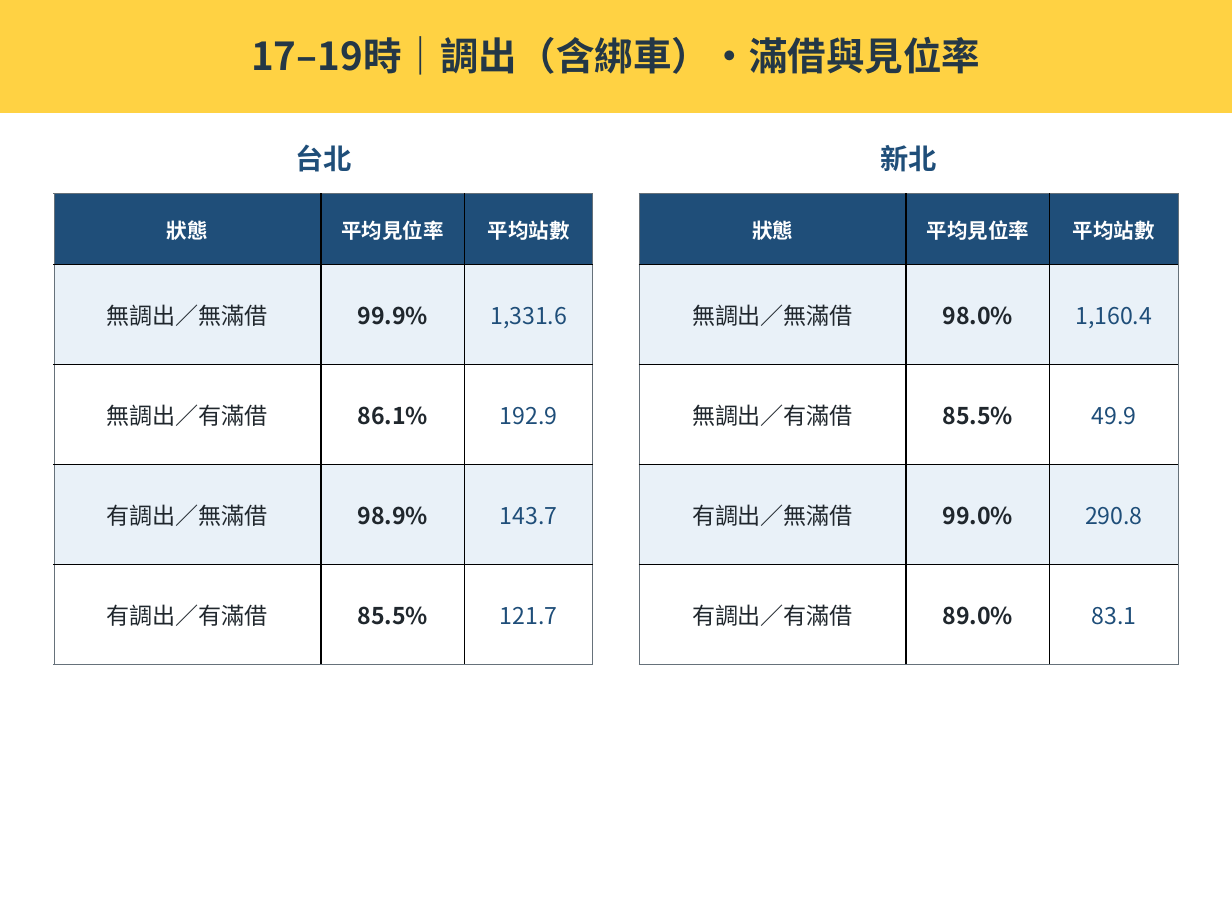
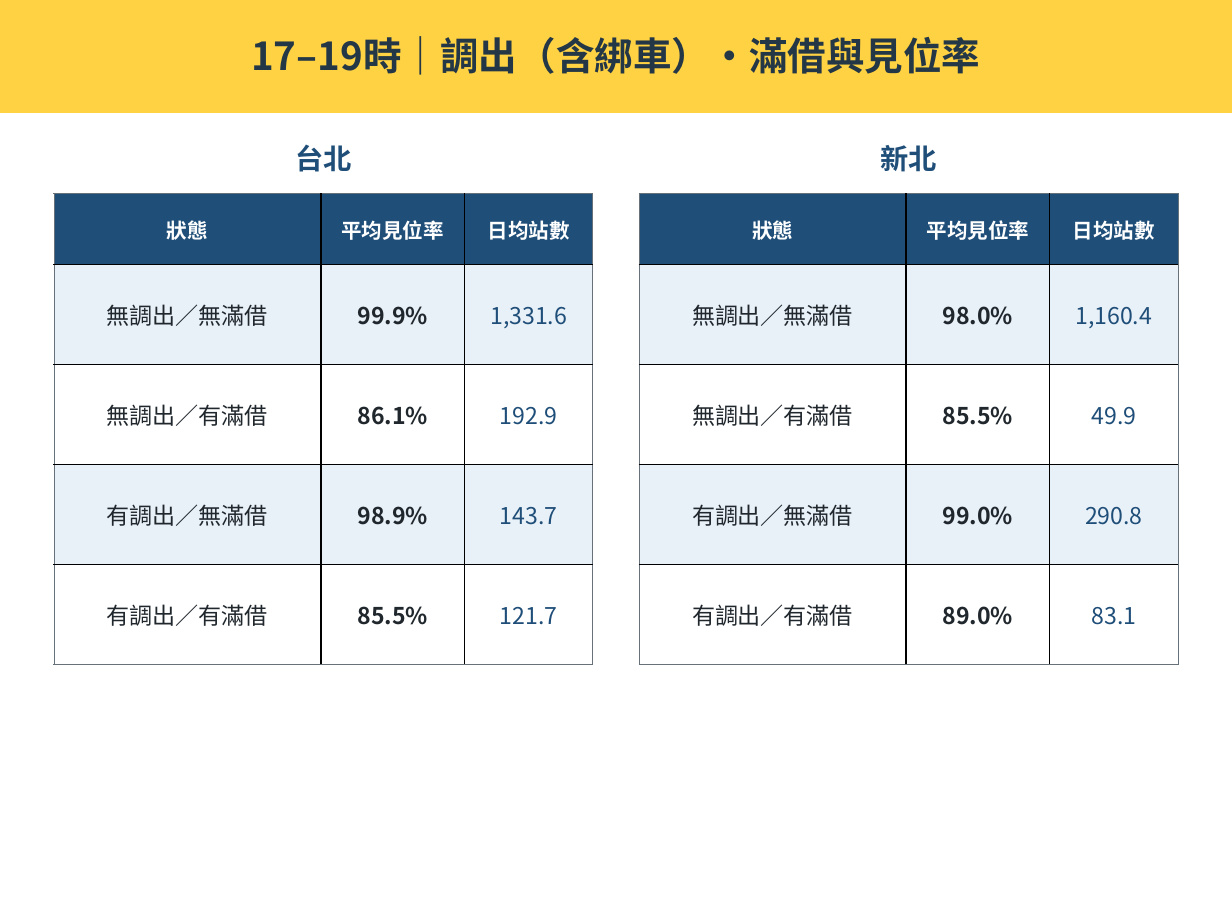
Before and after one commit to hippop3c/monthly-report, a slide deck: slide 14 of dist/files/10月台大微型及友愛接力v8.pptx. Drawn at 1232x924 pixels with LibreOffice and Linux fonts; fonts in the diff are those of the drawing. Boxes give left, top, right and bottom in pixels: in the first picture for what was removed or moved away, otherwise in the second. Text is boxed around its words. In the diff, an @@ line names an element or a change of style, - is before the commit and + after.

```diff
--- a/dist/files/10月台大微型及友愛接力v8.pptx
+++ b/dist/files/10月台大微型及友愛接力v8.pptx
@@ table at (54, 193, 594, 687) @@
-row 1, column 3: 平均站數
+row 1, column 3: 日均站數
@@ table at (639, 193, 1179, 687) @@
-row 1, column 3: 平均站數
+row 1, column 3: 日均站數
```
Also in this commit, not shown: 7 other slides changed.
